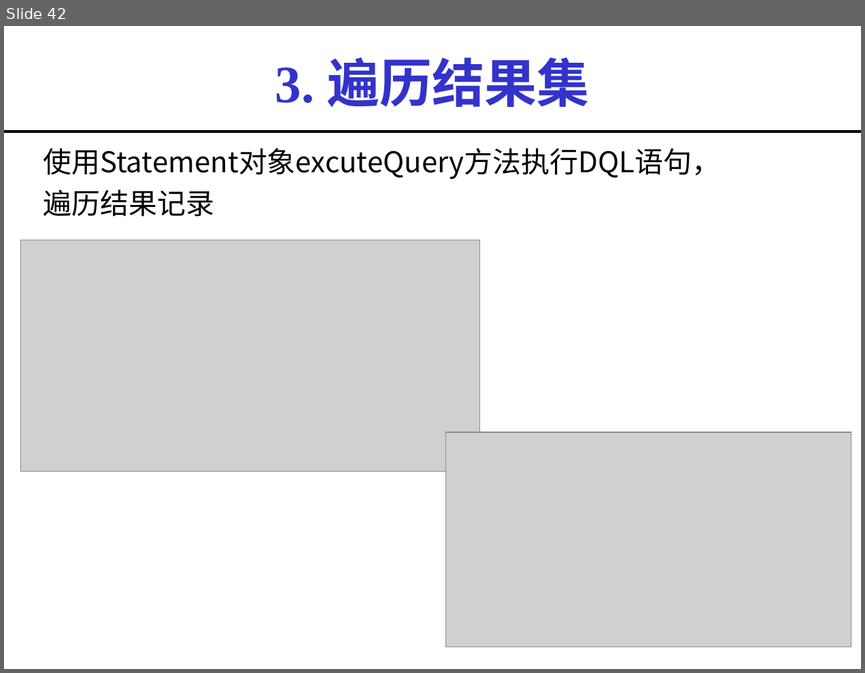
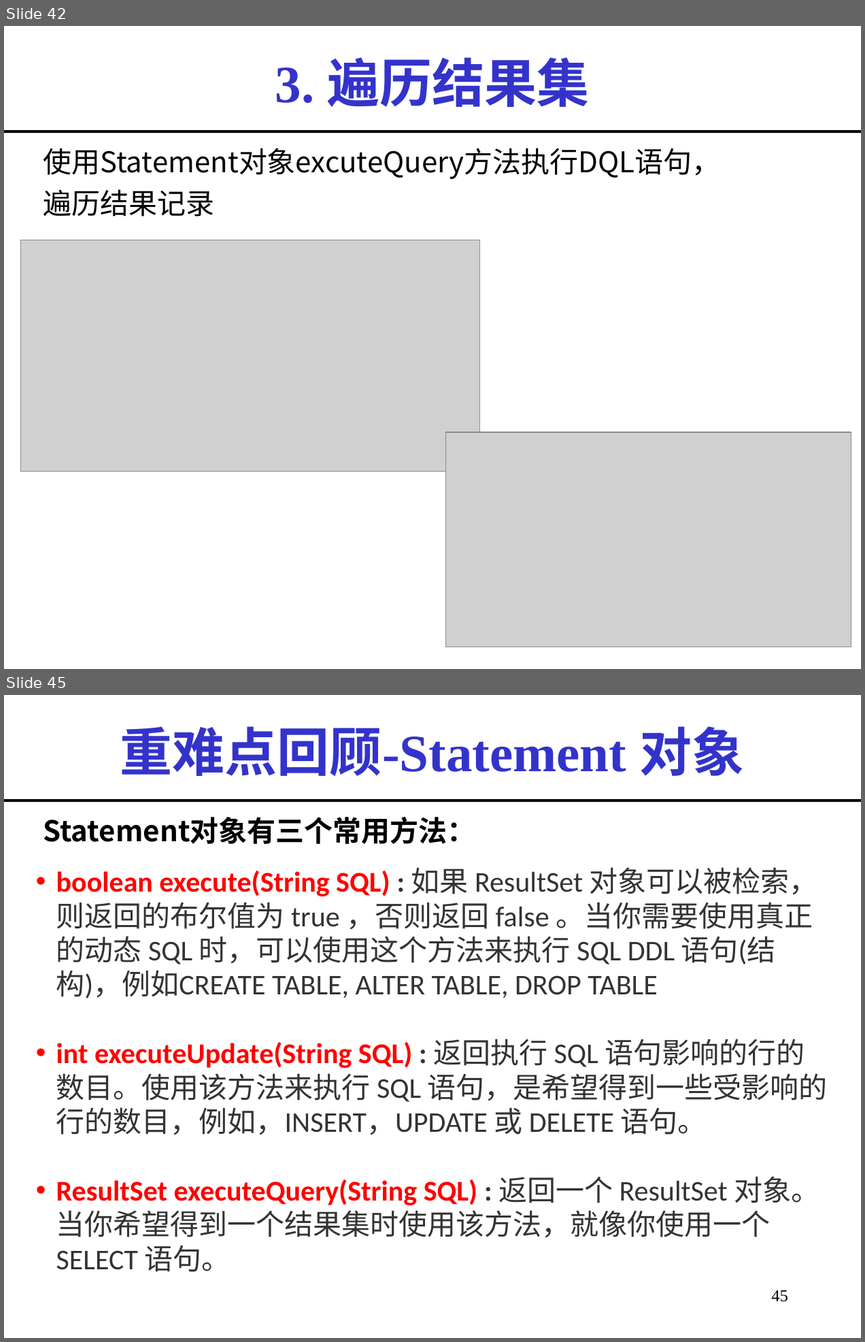
Before and after one commit to imwyw/Java, a slide deck: PPT/javaCh07_数据库连接.ppt. Shown one above the other, each under a label of ours: slide 42 before the commit, slides 42 and 45 after it; the slides between them are not shown. The pictures are 865x673 and 865x1342 pixels, drawn with LibreOffice and Linux fonts; fonts in the diff are those of the drawing; grey boxes stand for pictures. Boxes give left, top, right and bottom in pixels: in the first picture for what was removed or moved away, otherwise in the second. Text is boxed around its words. In the diff, an @@ line names an element or a change of style, - is before the commit and + after.

```diff
--- a/PPT/javaCh07_数据库连接.ppt
+++ b/PPT/javaCh07_数据库连接.ppt
@@ slide 45 added at [4,695,861,1338], background #FFFFFF @@
@@ title added at [120,726,745,776], 44 pt, text #3333CC, bold @@
+重难点回顾-Statement 对象
@@ line added from (4, 800) to (861, 800), #000000 2.24 pt @@
@@ text added at [43,817,475,844], 24 pt, text #000000, bold @@
+Statement对象有三个常用方法：
@@ text added at [56,867,827,1272], 24 pt, text #333333 @@
+• boolean execute(String SQL) : 如果 ResultSet 对象可以被检索，则返回的布尔值为 true ，否则返回 false 。当你需要使用真正的动态 SQL 时，可以使用这个方法来执行 SQL DDL 语句(结构)，例如CREATE TABLE, ALTER TABLE, DROP TABLE
+• int executeUpdate(String SQL) : 返回执行 SQL 语句影响的行的数目。使用该方法来执行 SQL 语句，是希望得到一些受影响的行的数目，例如，INSERT，UPDATE 或 DELETE 语句。
+• ResultSet executeQuery(String SQL) : 返回一个 ResultSet 对象。当你希望得到一个结果集时使用该方法，就像你使用一个 SELECT 语句。
@@ page number added at [771,1290,788,1302], 14 pt, text #000000 @@
+45
```
Also in this commit, not shown: 1 slide changed, 29 other slides added, 8 other files.
